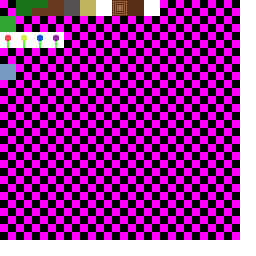
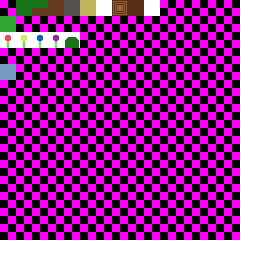
Before/after of a 256×256 layered artwork. What changed in the layer stack:
painted on "atlas.png" over 64, 32, 80, 48
